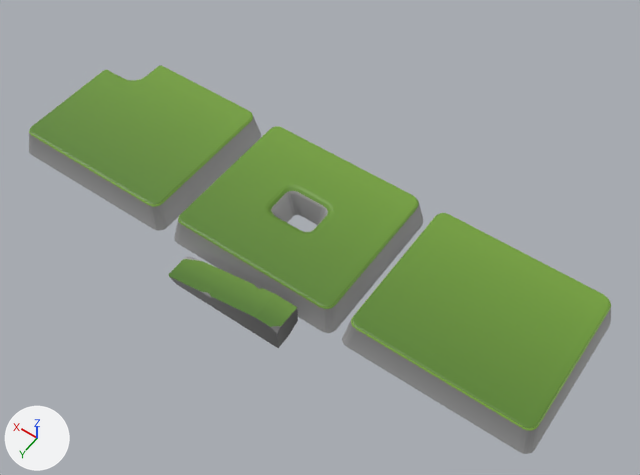
The FBX model Assets/Import/Environment/Pulau/Batu Hill.fbx: old version first, new version second.
Both versions are drawn from a 50 mm lens placed at (-29.3, 38.1, 60.1), pointed at (-1.0, -1.5, -2.1). Arrows for +X, +Y and +Z are at lower left; the lights stay in place. The picture after the commit comes second.

Names of what the first picture shows: 'Cube Full', 'Cube hole', 'Cube hole middle', 'Hill'.
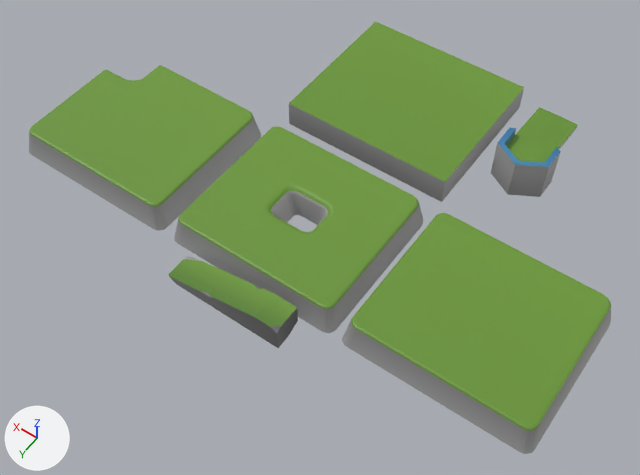
Changed parts and their boxes (x1, y1, x2, y2) in the pictures (640 x 475 px):
'Kotak', added (green)
    after: (289, 21, 524, 202)
'Cylinder', added
    after: (491, 107, 578, 197)

What changed in the scene script:
```text
Add me_cube_034:
    me_cube_034.from_pydata(...)  # a box spanning x -8.4..8.4, y -7.4..7.4, z -0.1..2.6
    me_cube_034.materials.append(mat_rock)  # picture img_3d_color_palette_png
Add me_cylinder_001:
    me_cylinder_001.from_pydata(...)  # 49 vertices, 44 faces; spans x -2.5..2.5, y -6.12..2.83, z -0.13..3.81
    me_cylinder_001.materials.append(mat_rock)  # picture img_3d_color_palette_png
Add ob_kotak:
    ob_kotak = bpy.data.objects.new('Kotak', me_cube_034)
    ob_kotak.location = (0.0, -17.1, 0.0)
Add ob_cylinder:
    ob_cylinder = bpy.data.objects.new('Cylinder', me_cylinder_001)
    ob_cylinder.location = (-12.75, -16.79, 0.0)
```
